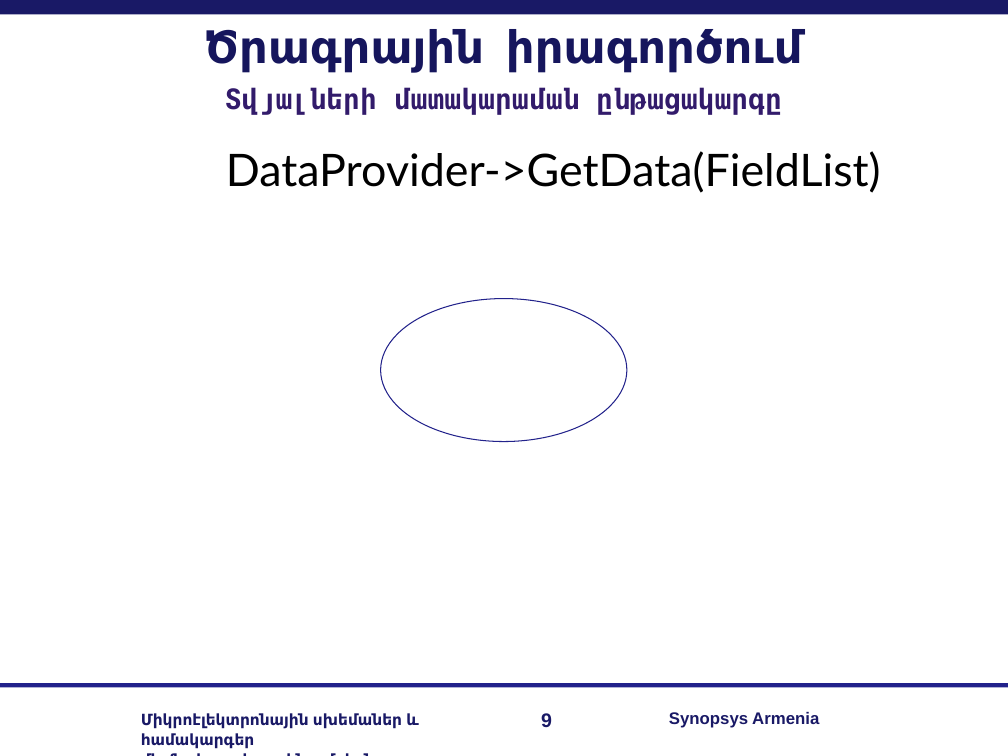
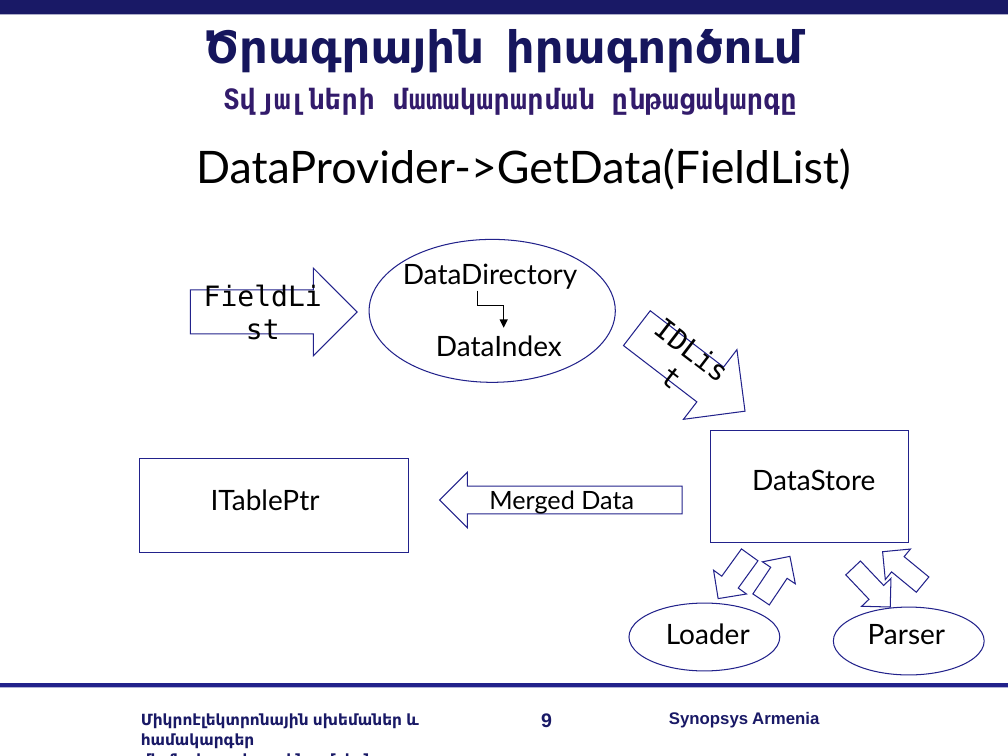
Before and after one commit to RazKarapetyan/Diploma_Final_Files, a slide deck: slide 9 of My Diploma/slides.ppt. Drawn at 1008x756 pixels with LibreOffice and Linux fonts; fonts in the diff are those of the drawing; background and template pictures are left out. Boxes give left, top, right and bottom in pixels: in the first picture for what was removed or moved away, otherwise in the second. Text is boxed around its words. In the diff, an @@ line names an element or a change of style, - is before the commit and + after.

```diff
--- a/My Diploma/slides.ppt
+++ b/My Diploma/slides.ppt
@@ text at <box>223,87,798,115</box>: text changed @@
-Տվյալների մատակարաման ընթացակարգը
+Տվյալների մատակարարման ընթացակարգը
@@ text "DataProvider->GetData(FieldList)": place and size @@
-text "DataProvider->GetData(FieldList)" at <box>226,151,881,193</box>
+text "DataProvider->GetData(FieldList)" at <box>196,148,851,190</box>
@@ right arrow added at <box>191,268,357,356</box>, outline #22228B 0.74 pt, 20 pt, text #000000 @@
+FieldList
@@ ellipse: place and size @@
-ellipse at <box>381,298,627,442</box>
+ellipse at <box>369,240,615,383</box>
@@ text added at <box>403,260,578,289</box>, 20 pt, text #000000 @@
+DataDirectory
@@ elbow arrow added from (478, 290) to (504, 328), #000000 0.74 pt @@
@@ right arrow added at <box>610,293,772,446</box>, outline #22228B 0.74 pt, 20 pt, text #000000 @@
+IDList
@@ text added at <box>436,335,562,357</box>, 20 pt, text #000000 @@
+DataIndex
@@ rectangle added at <box>711,430,909,542</box>, outline #22228B 0.74 pt @@
@@ rectangle added at <box>139,459,408,552</box>, outline #22228B 0.74 pt @@
@@ right arrow added at <box>439,472,682,527</box>, outline #22228B 0.74 pt @@
@@ text added at <box>752,469,875,491</box>, 20 pt, text #000000 @@
+DataStore
@@ text added at <box>211,489,320,511</box>, 20 pt, text #000000 @@
+ITablePtr
@@ text added at <box>489,490,634,513</box>, 18 pt, text #000000 @@
+Merged Data
@@ down arrow added at <box>870,537,935,600</box>, outline #22228B 0.74 pt @@
@@ down arrow added at <box>702,543,766,610</box>, outline #22228B 0.74 pt @@
@@ down arrow added at <box>745,546,806,610</box>, outline #22228B 0.74 pt @@
@@ down arrow added at <box>839,554,905,621</box>, outline #22228B 0.74 pt @@
@@ ellipse added at <box>629,603,780,670</box>, outline #22228B 0.74 pt @@
@@ text added at <box>666,623,750,645</box>, 20 pt, text #000000 @@
+Loader
@@ ellipse added at <box>834,607,985,674</box>, outline #22228B 0.74 pt @@
@@ text added at <box>868,624,946,645</box>, 20 pt, text #000000 @@
+Parser
```
Also in this commit, not shown: 6 other slides changed, 1 slide added.
